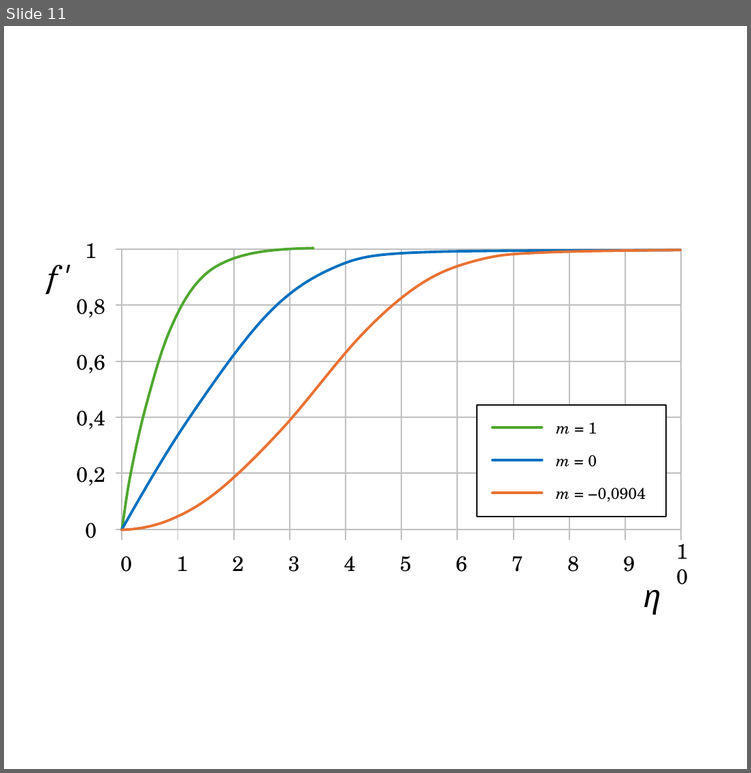
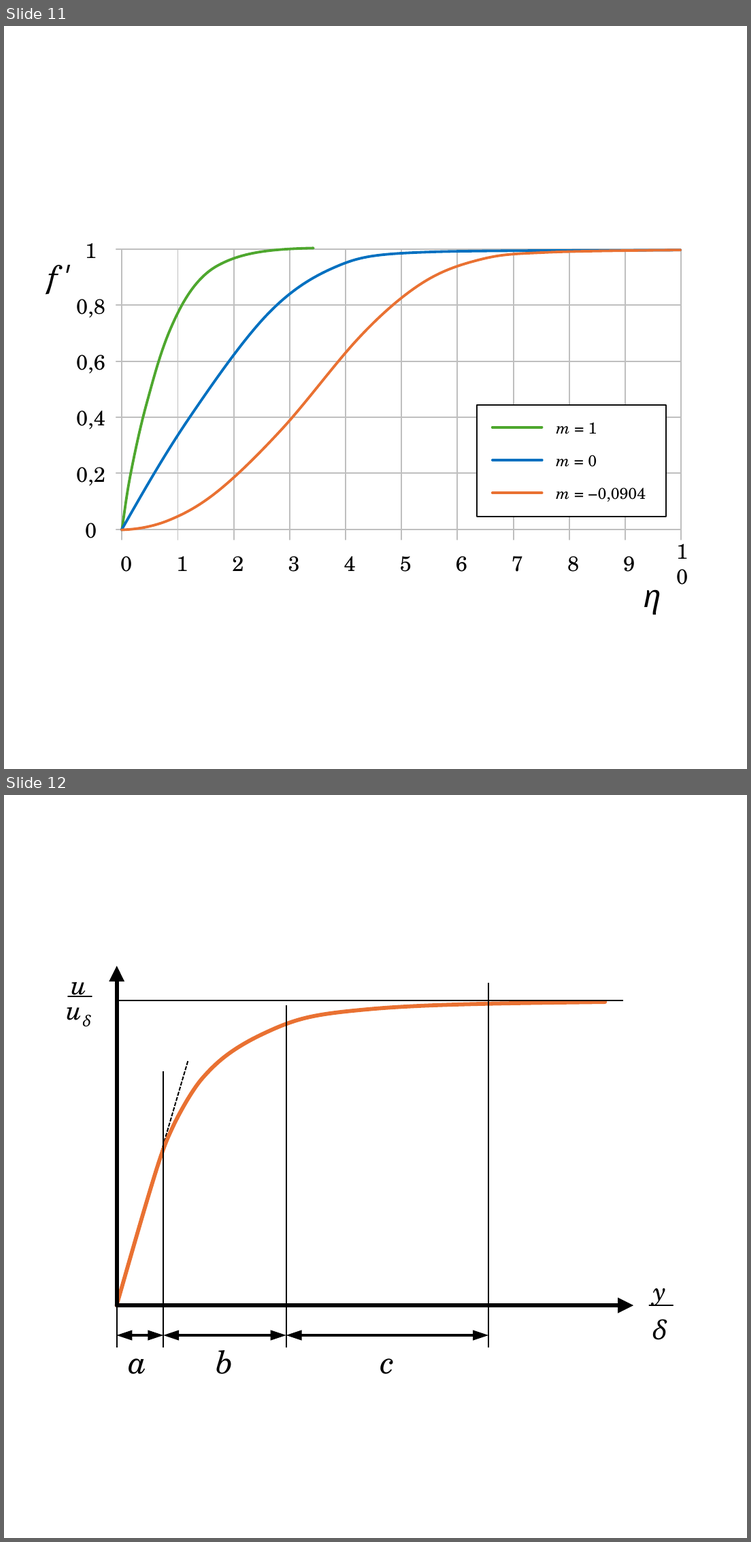
Before and after one commit to m4zeRobot/Project-FoSa, a slide deck: LaTeX B.Sc. LRT/Strömungslehre 1/images/SL1-Images.pptx. Shown one above the other, each under a label of ours: slide 11 before the commit, slides 11 and 12 after it. The pictures are 751x773 and 751x1542 pixels, drawn with LibreOffice and Linux fonts; fonts in the diff are those of the drawing. Boxes give left, top, right and bottom in pixels: in the first picture for what was removed or moved away, otherwise in the second. Text is boxed around its words. In the diff, an @@ line names an element or a change of style, - is before the commit and + after.

```diff
--- a/LaTeX B.Sc. LRT/Strömungslehre 1/images/SL1-Images.pptx
+++ b/LaTeX B.Sc. LRT/Strömungslehre 1/images/SL1-Images.pptx
@@ slide 12 added at (4,795,747,1538), background #FFFFFF @@
@@ arrow added from (117, 1304) to (117, 966), #000000 1.5 pt @@
@@ text added at (40,985,116,1036), 10 pt, text #000000, italic @@
+uδ
@@ line added from (68, 997) to (90, 997), #000000 0.5 pt @@
@@ text added at (71,982,87,997), 10 pt, text #000000, italic @@
+u
@@ line added from (488, 981) to (488, 1347), #000000 0.5 pt @@
@@ freeform shape added at (117,1002,605,1306), outline #E97132 1.5 pt @@
@@ line added from (117, 1000) to (622, 1000), #000000 0.5 pt @@
@@ line added from (287, 1004) to (287, 1347), #000000 0.5 pt @@
@@ line added from (187, 1061) to (140, 1227), #000000 0.5 pt dashed @@
@@ line added from (164, 1070) to (164, 1347), #000000 0.5 pt @@
@@ line added from (117, 1272) to (117, 1347), #000000 0.5 pt @@
@@ arrow added from (117, 1304) to (634, 1304), #000000 1.5 pt @@
@@ line added from (649, 1304) to (671, 1304), #000000 0.5 pt @@
@@ text added at (653,1288,666,1306), 10 pt, text #000000, italic @@
+y
@@ text added at (651,1319,666,1340), 10 pt, text #000000, italic @@
+δ
@@ double arrow added from (117, 1334) to (164, 1334), #000000 1 pt @@
@@ double arrow added from (164, 1334) to (287, 1334), #000000 1 pt @@
@@ double arrow added from (287, 1334) to (488, 1334), #000000 1 pt @@
@@ text added at (128,1358,147,1374), 12 pt, text #000000, italic @@
+a
@@ text added at (215,1350,233,1374), 12 pt, text #000000, italic @@
+b
@@ text added at (380,1358,394,1374), 12 pt, text #000000, italic @@
+c
```
Also in this commit, not shown: 4 other files.
